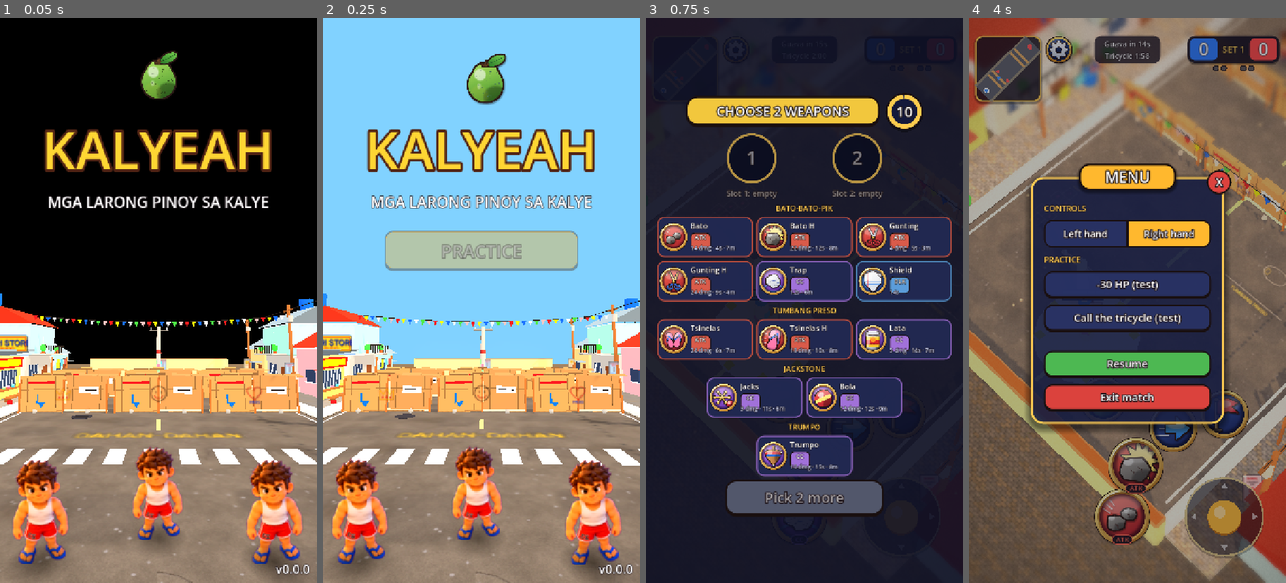
Above: before the commit, frames 1-4 (left to right).
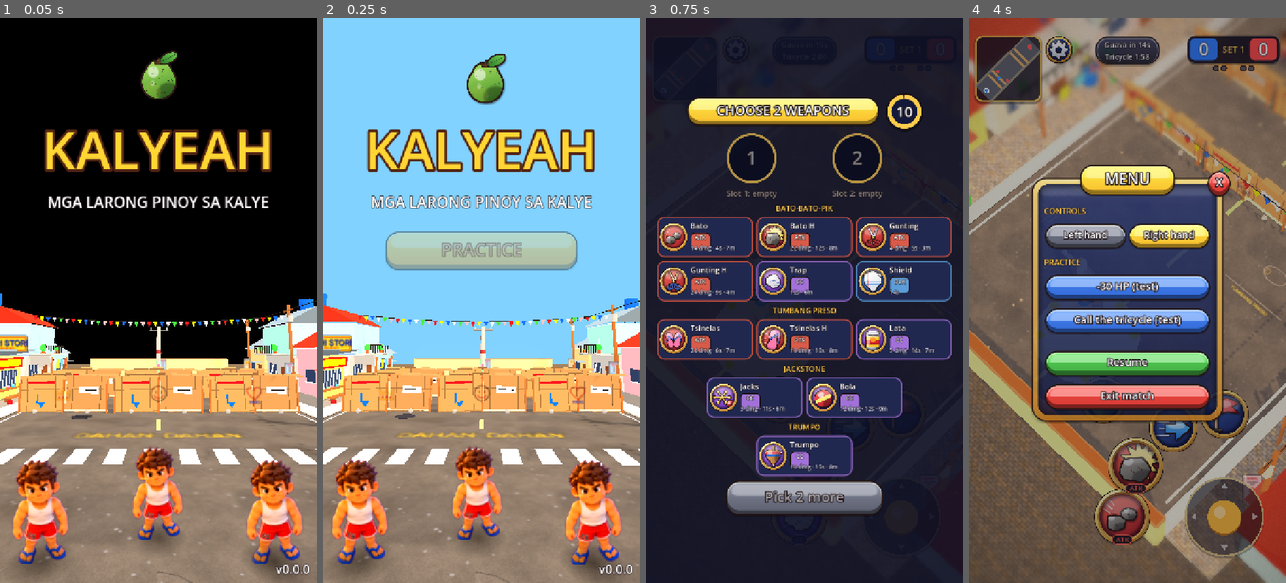
Above: after the commit, the same moments.

Repository: earl-gh/bayabas
Game: Godot game, scene res://scenes/ui/title_screen.tscn
Two runs of this game, one before a commit and one after it. Both use one fixed random seed, a clock stepped at 60 frames per second and the inputs below.
Inputs (mouse positions are in pixels of both pictures, inside the frame that each line leads up to):
- Up to frame 1 (0.05 s): no input
- Up to frame 2 (0.25 s): no input
- Up to frame 3 (0.75 s): click "PRACTICE" at 0.5 s
- Up to frame 4 (4 s): click "Bato" at 1.25 s; click "Bato H" at 2 s; click "READY!" at 2.75 s; click (1057, 51) at 3.5 s

Frame 1 is identical in both runs. In frame 2, 2.4% of the frame differs, in the area x 19-81%, y 37-45%; in frame 3, 3.8%; in frame 4, 22%, in the area x 18-83%, y 3-74%.

Commit message:
feat(ui): painted bevelled 9-slice frames for buttons, panels and pills
Co-Authored-By: Claude Opus 5.5 <noreply@anthropic.com>
Claude-Session: https://claude.ai/code/session_01Vpde5vHZTWw1h4wGUTJzwu

Diff:
--- a/scripts/ui/hud/match_menu.gd
+++ b/scripts/ui/hud/match_menu.gd
@@ -10,15 +10,12 @@
 signal tricycle_pressed
 
 const BACKDROP: Color = Color(0.02, 0.02, 0.06, 0.32)
-const CARD: Color = Color(0.09, 0.12, 0.28, 0.78)
 const GOLD: Color = Color(1.0, 0.8, 0.32)
 const GOLD_DARK: Color = Color(0.62, 0.4, 0.1)
 const INK: Color = Color(0.1, 0.06, 0.06)
-const SEGMENT_OFF: Color = Color(0.16, 0.2, 0.4, 0.9)
-const SEGMENT_ON: Color = Color(1.0, 0.72, 0.18)
-const RESUME_COLOR: Color = Color(0.3, 0.72, 0.32)
-const EXIT_COLOR: Color = Color(0.86, 0.26, 0.24)
 const CARD_SIZE: Vector2 = Vector2(440.0, 560.0)
+## The card is a little see-through, so the street shows behind it.
+const CARD_ALPHA: float = 0.9
 const BUTTON_HEIGHT: float = 62.0
 
 var hurt_button: Button
@@ -40,7 +37,10 @@
 	add_child(backdrop)
 	var card: PanelContainer = PanelContainer.new()
 	_centered(card, Rect2(-CARD_SIZE / 2.0, CARD_SIZE))
-	card.add_theme_stylebox_override("panel", _card_style())
+	var card_style: StyleBoxTexture = KalyeahTheme.painted_panel()
+	card_style.content_margin_top = 64.0
+	card_style.modulate_color = Color(1.0, 1.0, 1.0, CARD_ALPHA)
+	card.add_theme_stylebox_override("panel", card_style)
 	add_child(card)
 	var column: VBoxContainer = VBoxContainer.new()
 	column.add_theme_constant_override("separation", 14)
@@ -49,21 +49,21 @@
 	var segments: HBoxContainer = HBoxContainer.new()
 	segments.add_theme_constant_override("separation", 0)
 	column.add_child(segments)
-	left_button = _segment("Left hand", segments, true)
-	right_button = _segment("Right hand", segments, false)
+	left_button = _segment("Left hand", segments)
+	right_button = _segment("Right hand", segments)
 	left_button.pressed.connect(_set_left.bind(true))
 	right_button.pressed.connect(_set_left.bind(false))
 	_test_title = _section(column, "PRACTICE")
-	hurt_button = _button("-30 HP (test)", SEGMENT_OFF, column)
+	hurt_button = _button("-30 HP (test)", "blue", column)
 	hurt_button.pressed.connect(hurt_pressed.emit)
-	tricycle_button = _button("Call the tricycle (test)", SEGMENT_OFF, column)
+	tricycle_button = _button("Call the tricycle (test)", "blue", column)
 	tricycle_button.pressed.connect(tricycle_pressed.emit)
 	var spacer: Control = Control.new()
 	spacer.size_flags_vertical = Control.SIZE_EXPAND_FILL
 	column.add_child(spacer)
-	var resume: Button = _button("Resume", RESUME_COLOR, column)
+	var resume: Button = _button("Resume", "green", column)
 	resume.pressed.connect(close)
-	var leave: Button = _button("Exit match", EXIT_COLOR, column)
+	var leave: Button = _button("Exit match", "red", column)
 	leave.pressed.connect(exit_pressed.emit)
 	# siblings of the card (a container would lay them out inside it)
 	_title_plate()
@@ -99,22 +99,6 @@
 		close()
 
 
-func _card_style() -> StyleBoxFlat:
-	var style: StyleBoxFlat = StyleBoxFlat.new()
-	style.bg_color = CARD
-	style.border_color = GOLD
-	style.set_border_width_all(5)
-	style.set_corner_radius_all(28)
-	style.content_margin_left = 30
-	style.content_margin_right = 30
-	style.content_margin_top = 58
-	style.content_margin_bottom = 28
-	style.shadow_color = Color(0.0, 0.0, 0.0, 0.45)
-	style.shadow_size = 16
-	style.shadow_offset = Vector2(0, 8)
-	return style
-
-
 ## The gold "MENU" plate riding on the card's top edge.
 func _title_plate() -> void:
 	var plate: Label = Label.new()
@@ -125,15 +109,7 @@
 	plate.add_theme_color_override("font_color", Color.WHITE)
 	plate.add_theme_color_override("font_outline_color", INK)
 	plate.add_theme_constant_override("outline_size", 10)
-	var style: StyleBoxFlat = StyleBoxFlat.new()
-	style.bg_color = SEGMENT_ON
-	style.border_color = INK
-	style.set_border_width_all(4)
-	style.set_corner_radius_all(22)
-	style.shadow_color = Color(0.0, 0.0, 0.0, 0.4)
-	style.shadow_size = 6
-	style.shadow_offset = Vector2(0, 4)
-	plate.add_theme_stylebox_override("normal", style)
+	plate.add_theme_stylebox_override("normal", KalyeahTheme.painted_button("gold"))
 	_centered(plate, Rect2(-110.0, -CARD_SIZE.y / 2.0 - 30.0, 220.0, 60.0))
 	add_child(plate)
 
@@ -142,9 +118,7 @@
 	var close_button: Button = Button.new()
 	close_button.text = "X"
 	close_button.add_theme_font_size_override("font_size", 26)
-	close_button.add_theme_stylebox_override("normal", _round_style(EXIT_COLOR))
-	close_button.add_theme_stylebox_override("hover", _round_style(EXIT_COLOR.lightened(0.1)))
-	close_button.add_theme_stylebox_override("pressed", _round_style(EXIT_COLOR.darkened(0.15)))
+	KalyeahTheme.style_button(close_button, "red")
 	close_button.custom_minimum_size = Vector2(56, 56)
 	close_button.pressed.connect(close)
 	_centered(close_button, Rect2(CARD_SIZE.x / 2.0 - 40.0, -CARD_SIZE.y / 2.0 - 16.0, 56.0, 56.0))
@@ -172,61 +146,27 @@
 	return label
 
 
-func _segment(text: String, parent: Control, first: bool) -> Button:
+func _segment(text: String, parent: Control) -> Button:
 	var button: Button = Button.new()
 	button.text = text
 	button.toggle_mode = true
 	button.size_flags_horizontal = Control.SIZE_EXPAND_FILL
 	button.custom_minimum_size = Vector2(0, BUTTON_HEIGHT)
 	button.add_theme_font_size_override("font_size", 22)
-	button.add_theme_stylebox_override("normal", _segment_style(SEGMENT_OFF, first))
-	button.add_theme_stylebox_override("hover", _segment_style(SEGMENT_OFF.lightened(0.08), first))
-	button.add_theme_stylebox_override("pressed", _segment_style(SEGMENT_ON, first))
-	button.add_theme_stylebox_override("hover_pressed", _segment_style(SEGMENT_ON, first))
+	# painted: grey when off, gold when chosen
+	button.add_theme_stylebox_override("normal", KalyeahTheme.painted_button("grey"))
+	button.add_theme_stylebox_override("hover", KalyeahTheme.painted_button("grey", false, Color(1.08, 1.08, 1.08)))
+	button.add_theme_stylebox_override("pressed", KalyeahTheme.painted_button("gold"))
+	button.add_theme_stylebox_override("hover_pressed", KalyeahTheme.painted_button("gold"))
 	parent.add_child(button)
 	return button
 
 
-func _segment_style(color: Color, first: bool) -> StyleBoxFlat:
-	var style: StyleBoxFlat = StyleBoxFlat.new()
-	style.bg_color = color
-	style.border_color = INK
-	style.set_border_width_all(3)
-	var round: int = 18
-	style.corner_radius_top_left = round if first else 0
-	style.corner_radius_bottom_left = round if first else 0
-	style.corner_radius_top_right = 0 if first else round
-	style.corner_radius_bottom_right = 0 if first else round
-	return style
-
-
-func _button(text: String, color: Color, parent: Control) -> Button:
+func _button(text: String, paint: String, parent: Control) -> Button:
 	var button: Button = Button.new()
 	button.text = text
 	button.custom_minimum_size = Vector2(0, BUTTON_HEIGHT)
 	button.add_theme_font_size_override("font_size", 24)
-	button.add_theme_stylebox_override("normal", _chunky(color))
-	button.add_theme_stylebox_override("hover", _chunky(color.lightened(0.08)))
-	button.add_theme_stylebox_override("pressed", _chunky(color.darkened(0.12)))
+	KalyeahTheme.style_button(button, paint)
 	parent.add_child(button)
 	return button
-
-
-## A chunky pill with a darker bottom lip, like the rest of the HUD.
-func _chunky(color: Color) -> StyleBoxFlat:
-	var style: StyleBoxFlat = StyleBoxFlat.new()
-	style.bg_color = color
-	style.border_color = INK
-	style.set_border_width_all(3)
-	style.border_width_bottom = 7
-	style.set_corner_radius_all(18)
-	return style
-
-
-func _round_style(color: Color) -> StyleBoxFlat:
-	var style: StyleBoxFlat = StyleBoxFlat.new()
-	style.bg_color = color
-	style.border_color = INK
-	style.set_border_width_all(4)
-	style.set_corner_radius_all(28)
-	return style
--- a/scripts/ui/hud/respawn_panel.gd
+++ b/scripts/ui/hud/respawn_panel.gd
@@ -7,11 +7,8 @@
 signal swap_pressed
 
 const DIM: Color = Color(0.03, 0.02, 0.08, 0.38)
-const CARD: Color = Color(0.09, 0.11, 0.26, 0.86)
-const GOLD: Color = Color(1.0, 0.8, 0.32)
 const INK: Color = Color(0.1, 0.06, 0.06)
 const TITLE_COLOR: Color = Color(1.0, 0.4, 0.34)
-const SWAP_COLOR: Color = Color(1.0, 0.66, 0.16)
 const CARD_SIZE: Vector2 = Vector2(460.0, 330.0)
 const BOTTOM_GAP: float = 40.0
 const WEAPON_ICON: float = 64.0
@@ -43,7 +40,9 @@
 	card.offset_top = -CARD_SIZE.y - BOTTOM_GAP
 	card.offset_bottom = -BOTTOM_GAP
 	card.mouse_filter = Control.MOUSE_FILTER_IGNORE
-	card.add_theme_stylebox_override("panel", _card_style())
+	var card_style: StyleBoxTexture = KalyeahTheme.painted_panel(26.0)
+	card_style.modulate_color = Color(1.0, 1.0, 1.0, 0.94)
+	card.add_theme_stylebox_override("panel", card_style)
 	add_child(card)
 	var column: VBoxContainer = VBoxContainer.new()
 	column.alignment = BoxContainer.ALIGNMENT_CENTER
@@ -78,10 +77,7 @@
 	swap_button.text = "CHANGE WEAPONS"
 	swap_button.custom_minimum_size = Vector2(0.0, 72.0)
 	swap_button.add_theme_font_size_override("font_size", 28)
-	for state: String in ["normal", "hover", "pressed"]:
-		var shade: float = 0.0 if state == "normal" else (0.08 if state == "hover" else -0.12)
-		var fill: Color = SWAP_COLOR.lightened(shade) if shade >= 0.0 else SWAP_COLOR.darkened(-shade)
-		swap_button.add_theme_stylebox_override(state, _chunky(fill))
+	KalyeahTheme.style_button(swap_button, "orange")
 	swap_button.pressed.connect(swap_pressed.emit)
 	column.add_child(swap_button)
 
@@ -109,26 +105,3 @@
 	label.add_theme_color_override("font_outline_color", INK)
 	label.add_theme_constant_override("outline_size", 8)
 	return label
-
-
-func _card_style() -> StyleBoxFlat:
-	var style: StyleBoxFlat = StyleBoxFlat.new()
-	style.bg_color = CARD
-	style.border_color = GOLD
-	style.set_border_width_all(5)
-	style.set_corner_radius_all(28)
-	style.set_content_margin_all(22)
-	style.shadow_color = Color(0.0, 0.0, 0.0, 0.45)
-	style.shadow_size = 14
-	style.shadow_offset = Vector2(0, 6)
-	return style
-
-
-func _chunky(color: Color) -> StyleBoxFlat:
-	var style: StyleBoxFlat = StyleBoxFlat.new()
-	style.bg_color = color
-	style.border_color = INK
-	style.set_border_width_all(3)
-	style.border_width_bottom = 8
-	style.set_corner_radius_all(20)
-	return style
--- a/scripts/ui/kalyeah_theme.gd
+++ b/scripts/ui/kalyeah_theme.gd
@@ -1,7 +1,8 @@
 class_name KalyeahTheme
 extends RefCounted
-## The game's UI theme, built in code: big rounded "toy" buttons with a dark rim
-## and a drop shadow, white text with a dark outline, warm Pinoy-street colours.
+## The game's UI theme, built in code: painted 9-slice frames from assets/ui
+## (tools/art/make_frames.py): glossy bevelled "toy" buttons with a dark lip, navy
+## panels in a bevelled gold frame, dark pills; white text with a dark outline.
 ## Applied once at startup by the Settings autoload: it is merged into the engine
 ## default theme, so every Control gets it, also under CanvasLayers and 3D scenes.
 
@@ -16,6 +17,13 @@
 const CORNER: int = 18
 const SHADOW_DEPTH: int = 7
 const FONT_SIZE: int = 28
+const UI_PATH: String = "res://assets/ui/%s.png"
+## 9-slice borders (px of the source image) and content padding.
+const BUTTON_SLICE: Vector4 = Vector4(32, 30, 32, 38)
+const BUTTON_PADDING: Vector4 = Vector4(20, 10, 20, 18)
+const PANEL_SLICE: float = 46.0
+const PANEL_PADDING: float = 30.0
+const PILL_SLICE: float = 28.0
 
 
 static func apply() -> void:
@@ -27,11 +35,8 @@
 static func build() -> Theme:
 	var theme: Theme = Theme.new()
 	theme.default_font_size = FONT_SIZE
-	theme.set_stylebox("normal", "Button", button_box(BUTTON))
-	theme.set_stylebox("hover", "Button", button_box(BUTTON_HOVER))
-	theme.set_stylebox("pressed", "Button", button_box(BUTTON_PRESSED, true))
-	theme.set_stylebox("hover_pressed", "Button", button_box(BUTTON_PRESSED, true))
-	theme.set_stylebox("disabled", "Button", button_box(BUTTON_DISABLED))
+	set_button_styles(theme, "Button", "orange")
+	theme.set_stylebox("disabled", "Button", painted_button("grey"))
 	theme.set_stylebox("focus", "Button", StyleBoxEmpty.new())
 	for state: String in ["font_color", "font_hover_color", "font_pressed_color", "font_hover_pressed_color", "font_focus_color"]:
 		theme.set_color(state, "Button", Color.WHITE)
@@ -41,12 +46,8 @@
 	theme.set_color("font_outline_color", "Label", TEXT_OUTLINE)
 	theme.set_constant("outline_size", "Label", 6)
 	# HudPill: a dark rounded pill behind small HUD labels
-	var pill: StyleBoxFlat = StyleBoxFlat.new()
-	pill.bg_color = Color(0.1, 0.08, 0.14, 0.8)
-	pill.set_corner_radius_all(16)
-	pill.set_content_margin_all(6)
 	theme.set_type_variation("HudPill", "Label")
-	theme.set_stylebox("normal", "HudPill", pill)
+	theme.set_stylebox("normal", "HudPill", painted_pill())
 	var field: StyleBoxFlat = StyleBoxFlat.new()
 	field.bg_color = FIELD
 	field.set_corner_radius_all(14)
@@ -73,3 +74,58 @@
 	box.set_content_margin_all(12)
 	box.content_margin_top = 12.0 + (SHADOW_DEPTH - 3 if pressed else 0)
 	return box
+
+
+## A glossy painted button (`color`: orange, green, red, blue, grey or gold).
+static func painted_button(color: String, pressed: bool = false, tint: Color = Color.WHITE) -> StyleBoxTexture:
+	var box: StyleBoxTexture = StyleBoxTexture.new()
+	box.texture = load(UI_PATH % ("button_%s%s" % [color, "_pressed" if pressed else ""])) as Texture2D
+	box.texture_margin_left = BUTTON_SLICE.x
+	box.texture_margin_top = BUTTON_SLICE.y
+	box.texture_margin_right = BUTTON_SLICE.z
+	box.texture_margin_bottom = BUTTON_SLICE.w
+	box.content_margin_left = BUTTON_PADDING.x
+	box.content_margin_top = BUTTON_PADDING.y + (6.0 if pressed else 0.0)
+	box.content_margin_right = BUTTON_PADDING.z
+	box.content_margin_bottom = BUTTON_PADDING.w - (6.0 if pressed else 0.0)
+	box.modulate_color = tint
+	return box
+
+
+## normal / hover / pressed / hover_pressed of one painted colour on `type` (a Button
+## or a node via add_theme_stylebox_override when `theme` is null).
+static func set_button_styles(theme: Theme, type: String, color: String) -> void:
+	theme.set_stylebox("normal", type, painted_button(color))
+	theme.set_stylebox("hover", type, painted_button(color, false, Color(1.08, 1.08, 1.08)))
+	theme.set_stylebox("pressed", type, painted_button(color, true))
+	theme.set_stylebox("hover_pressed", type, painted_button(color, true))
+
+
+## Gives one Button the painted look of `color`.
+static func style_button(button: Button, color: String) -> void:
+	button.add_theme_stylebox_override("normal", painted_button(color))
+	button.add_theme_stylebox_override("hover", painted_button(color, false, Color(1.08, 1.08, 1.08)))
+	button.add_theme_stylebox_override("pressed", painted_button(color, true))
+	button.add_theme_stylebox_override("hover_pressed", painted_button(color, true))
+	button.add_theme_stylebox_override("disabled", painted_button("grey"))
+
+
+## The navy card in a bevelled gold frame, for menus and cards.
+static func painted_panel(padding: float = PANEL_PADDING) -> StyleBoxTexture:
+	var box: StyleBoxTexture = StyleBoxTexture.new()
+	box.texture = load(UI_PATH % "panel") as Texture2D
+	box.set_texture_margin_all(PANEL_SLICE)
+	box.set_content_margin_all(padding)
+	return box
+
+
+## A dark rounded pill with a light rim, for small HUD labels.
+static func painted_pill() -> StyleBoxTexture:
+	var box: StyleBoxTexture = StyleBoxTexture.new()
+	box.texture = load(UI_PATH % "pill") as Texture2D
+	box.set_texture_margin_all(PILL_SLICE)
+	box.content_margin_left = 16.0
+	box.content_margin_right = 16.0
+	box.content_margin_top = 8.0
+	box.content_margin_bottom = 10.0
+	return box
--- a/scripts/ui/weapon_pick_screen.gd
+++ b/scripts/ui/weapon_pick_screen.gd
@@ -25,8 +25,6 @@
 const CARD_COLOR: Color = Color(0.13, 0.16, 0.32, 0.95)
 const INK: Color = Color(0.1, 0.06, 0.06)
 const GOLD: Color = Color(1.0, 0.8, 0.32)
-const READY_COLOR: Color = Color(0.3, 0.72, 0.32)
-const WAIT_COLOR: Color = Color(0.32, 0.34, 0.42)
 const KIND_COLORS: Dictionary[WeaponDef.Kind, Color] = {
 	WeaponDef.Kind.ATTACK: Color(1.0, 0.42, 0.34),
 	WeaponDef.Kind.CROWD_CONTROL: Color(0.74, 0.52, 1.0),
@@ -213,7 +211,7 @@
 	_title.add_theme_color_override("font_color", Color.WHITE)
 	_title.add_theme_color_override("font_outline_color", INK)
 	_title.add_theme_constant_override("outline_size", 10)
-	_title.add_theme_stylebox_override("normal", _plate(PICKED_COLOR.darkened(0.05)))
+	_title.add_theme_stylebox_override("normal", KalyeahTheme.painted_button("gold"))
 	row.add_child(_title)
 	_ring = CountdownRing.new()
 	_ring.custom_minimum_size = Vector2(84.0, 84.0)
@@ -339,22 +337,8 @@
 	return style
 
 
-func _plate(fill: Color) -> StyleBoxFlat:
-	var style: StyleBoxFlat = StyleBoxFlat.new()
-	style.bg_color = fill
-	style.border_color = INK
-	style.set_border_width_all(4)
-	style.border_width_bottom = 8
-	style.set_corner_radius_all(24)
-	return style
-
-
 func _style_ready(on: bool) -> void:
-	var fill: Color = READY_COLOR if on else WAIT_COLOR
-	_ready_button.add_theme_stylebox_override("normal", _plate(fill))
-	_ready_button.add_theme_stylebox_override("hover", _plate(fill.lightened(0.08)))
-	_ready_button.add_theme_stylebox_override("pressed", _plate(fill.darkened(0.12)))
-	_ready_button.add_theme_stylebox_override("disabled", _plate(fill))
+	KalyeahTheme.style_button(_ready_button, "green" if on else "grey")
 
 
 ## Closes the pick now, filling any empty slot at random.
--- a/tests/unit/test_art_audio.gd
+++ b/tests/unit/test_art_audio.gd
@@ -88,9 +88,10 @@
 func test_the_ui_theme_is_applied_everywhere() -> void:
 	var button: Button = autofree(Button.new()) as Button
 	add_child(button)
-	var box: StyleBoxFlat = button.get_theme_stylebox("normal") as StyleBoxFlat
-	assert_not_null(box, "every button gets the chunky style")
-	assert_eq(box.bg_color, KalyeahTheme.BUTTON)
+	var box: StyleBoxTexture = button.get_theme_stylebox("normal") as StyleBoxTexture
+	assert_not_null(box, "every button gets the painted, bevelled style")
+	assert_not_null(box.texture)
+	assert_eq(box.texture.resource_path, "res://assets/ui/button_orange.png")
 
 
 func _animation_after(kid: KidModel, state: PlayerState, speed: float = 0.0) -> String:
@@ -237,3 +238,19 @@
 	assert_eq(holder.get_child_count(), 2, "both faces")
 	assert_not_null(material.albedo_texture)
 	assert_eq(material.transparency, BaseMaterial3D.TRANSPARENCY_ALPHA)
+
+
+
+func test_a_hit_wall_flashes_sheds_chips_and_tears_as_it_weakens() -> void:
+	var sim: MatchSim = MatchSim.new(RULES, LAYOUT, 1)
+	var view: WallsView = autofree(WallsView.new()) as WallsView
+	add_child(view)
+	view.watch(sim)
+	sim.damage_wall(0, 30)
+	assert_gt(view.hit_time_left(0), 0.0, "flashes and wobbles")
+	var tears: StandardMaterial3D = (view.get_child(0).find_child("Tears", true, false) as MeshInstance3D).mesh.surface_get_material(0) as StandardMaterial3D
+	var light: float = tears.albedo_color.a
+	sim.damage_wall(0, 200)
+	assert_gt(tears.albedo_color.a, light, "more rips and holes as it weakens")
+	sim.damage_wall(0, 500)
+	assert_eq(view.standing_count(), sim.walls.size() - 1, "broken walls disappear")
Binary file added: assets/ui/button_blue.png
Not shown, added: assets/ui/button_blue.png.import
Binary file added: assets/ui/button_blue_pressed.png
Not shown, added: assets/ui/button_blue_pressed.png.import
Binary file added: assets/ui/button_gold.png
Not shown, added: assets/ui/button_gold.png.import
Binary file added: assets/ui/button_gold_pressed.png
Not shown, added: assets/ui/button_gold_pressed.png.import
Binary file added: assets/ui/button_green.png
Not shown, added: assets/ui/button_green.png.import
Binary file added: assets/ui/button_green_pressed.png
Not shown, added: assets/ui/button_green_pressed.png.import
(and 19 more such lines)
